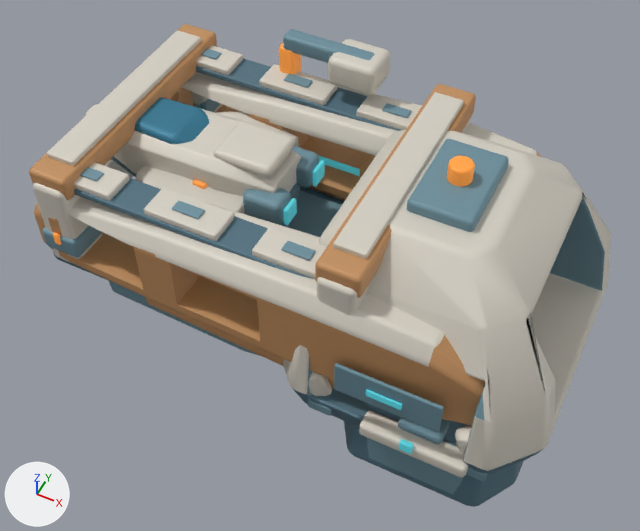
Before and after pictures for a commit that changed the glTF model space-battleship/assets/planets/facilities_v5/shipyard.glb.
Both versions are drawn from a camera (50 mm lens) standing at (0.94, -3.69, 4.77) and looking at (-0.84, -0.13, 0.32). Every picture has the same lights, and +X, +Y and +Z are marked at lower left. The first picture is the older version. Where no turn or scale is listed for an object, it has been applied to the vertices.

Objects in the first picture: 'Berth recessed dark crown', 'Blue engine fairing', 'Blue engine fairing.001', 'Continuous ochre berth pressure cheek', 'Continuous ochre berth pressure cheek.001', 'Cyan rear nozzle', 'Cyan rear nozzle.001', 'Deep blue shuttle belly', 'Dock portal roof truss', 'Dock portal roof truss.001', 'Dock portal upper armor', 'Dock portal upper armor.001', 'Dock recessed service bed', 'Faceted blue cockpit canopy', 'Ivory shuttle pressure shell', 'Pressure shell dorsal service ridge', 'Ring-to-berth pressure shell', 'Shuttle ivory rear armor', 'Shuttle swept ivory wing', 'Shuttle swept ivory wing.001' and 41 more.
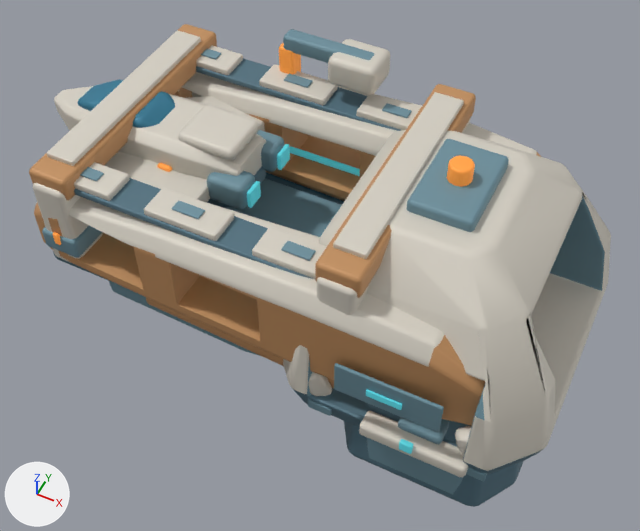
Commit message: Expose docked shuttle nose within shipyard launch rails

Location of each change, (x1, y1, x2, y2) in pixels of the pictures (640 x 531 px):
'Ivory shuttle pressure shell', moved
    before: (86, 104, 301, 196)
    after: (54, 86, 266, 179)
'Shuttle ivory rear armor', moved
    before: (213, 121, 295, 178)
    after: (178, 105, 260, 160)
'Faceted blue cockpit canopy', moved
    before: (135, 97, 209, 144)
    after: (78, 79, 175, 128)
'Shuttle swept ivory wing', moved
    before: (136, 166, 245, 214)
    after: (104, 151, 210, 202)
'Blue engine fairing', moved
    before: (243, 188, 291, 225)
    after: (207, 171, 255, 209)
'Blue engine fairing.001', moved
    before: (292, 146, 319, 188)
    after: (257, 130, 284, 172)
'Shuttle swept ivory wing.001', moved
    before: (216, 111, 299, 147)
    after: (186, 96, 265, 131)
'Cyan rear nozzle', moved
    before: (283, 198, 297, 225)
    after: (247, 181, 261, 208)
'Cyan rear nozzle.001', moved
    before: (313, 160, 325, 186)
    after: (277, 144, 290, 170)
'Deep blue shuttle belly', moved (mostly hidden)
    before: (111, 156, 300, 199)
    after: (207, 166, 266, 206)

The change, as a diff of the scene's bpy script:
```diff
--- a/space-battleship/assets/planets/facilities_v5/shipyard.glb.py
+++ b/space-battleship/assets/planets/facilities_v5/shipyard.glb.py
@@ ob_blue_engine_fairing @@
 ob_blue_engine_fairing = bpy.data.objects.new('Blue engine fairing', me_cube_072)
-ob_blue_engine_fairing.location = (-1.18, -0.2, 0.81)
+ob_blue_engine_fairing.location = (-1.44, -0.2, 0.85)
@@ ob_blue_engine_fairing_001 @@
 ob_blue_engine_fairing_001 = bpy.data.objects.new('Blue engine fairing.001', me_cube_075)
-ob_blue_engine_fairing_001.location = (-1.18, 0.2, 0.81)
+ob_blue_engine_fairing_001.location = (-1.44, 0.2, 0.85)
@@ ob_cyan_rear_nozzle @@
 ob_cyan_rear_nozzle = bpy.data.objects.new('Cyan rear nozzle', me_cube_073)
-ob_cyan_rear_nozzle.location = (-1.015, -0.2, 0.81)
+ob_cyan_rear_nozzle.location = (-1.275, -0.2, 0.85)
@@ ob_cyan_rear_nozzle_001 @@
 ob_cyan_rear_nozzle_001 = bpy.data.objects.new('Cyan rear nozzle.001', me_cube_076)
-ob_cyan_rear_nozzle_001.location = (-1.015, 0.2, 0.81)
+ob_cyan_rear_nozzle_001.location = (-1.275, 0.2, 0.85)
@@ ob_deep_blue_shuttle_belly @@
 ob_deep_blue_shuttle_belly = bpy.data.objects.new('Deep blue shuttle belly', me_deep_blue_shuttle_belly)
-ob_deep_blue_shuttle_belly.location = (-0.27, 0.0, 0.05)
+ob_deep_blue_shuttle_belly.location = (-0.53, 0.0, 0.09)
@@ ob_faceted_blue_cockpit_canopy @@
 ob_faceted_blue_cockpit_canopy = bpy.data.objects.new('Faceted blue cockpit canopy', me_faceted_blue_cockpit_canopy)
-ob_faceted_blue_cockpit_canopy.location = (-0.27, 0.0, 0.05)
+ob_faceted_blue_cockpit_canopy.location = (-0.53, 0.0, 0.09)
@@ ob_ivory_shuttle_pressure_shell @@
 ob_ivory_shuttle_pressure_shell = bpy.data.objects.new('Ivory shuttle pressure shell', me_ivory_shuttle_pressure_shell)
-ob_ivory_shuttle_pressure_shell.location = (-0.27, 0.0, 0.05)
+ob_ivory_shuttle_pressure_shell.location = (-0.53, 0.0, 0.09)
@@ ob_shuttle_ivory_rear_armor @@
 ob_shuttle_ivory_rear_armor = bpy.data.objects.new('Shuttle ivory rear armor', me_cube_071)
-ob_shuttle_ivory_rear_armor.location = (-1.37, 0.0, 1.04)
+ob_shuttle_ivory_rear_armor.location = (-1.63, 0.0, 1.08)
@@ ob_shuttle_swept_ivory_wing @@
 ob_shuttle_swept_ivory_wing = bpy.data.objects.new('Shuttle swept ivory wing', me_shuttle_swept_ivory_wing)
-ob_shuttle_swept_ivory_wing.location = (-0.27, 0.0, 0.05)
+ob_shuttle_swept_ivory_wing.location = (-0.53, 0.0, 0.09)
@@ ob_shuttle_swept_ivory_wing_001 @@
 ob_shuttle_swept_ivory_wing_001 = bpy.data.objects.new('Shuttle swept ivory wing.001', me_shuttle_swept_ivory_wing_001)
-ob_shuttle_swept_ivory_wing_001.location = (-0.27, 0.0, 0.05)
+ob_shuttle_swept_ivory_wing_001.location = (-0.53, 0.0, 0.09)
```
